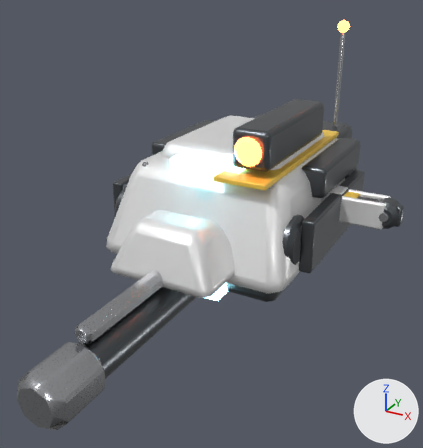
Renders of the glTF model public/assets/models/robots/hound/rifle.glb from each side of a commit.
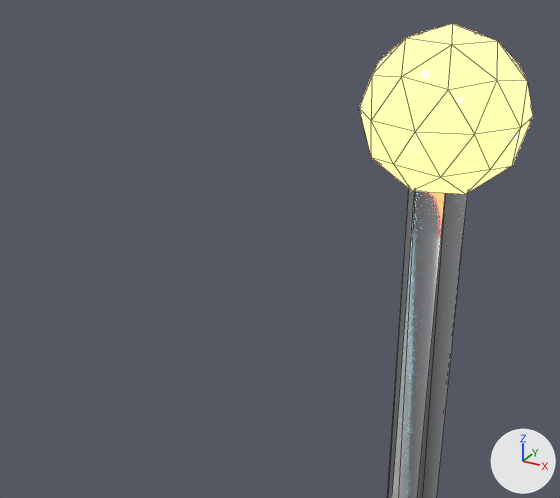
There are two pictures of each version: one whole from a 50 mm camera at (0.507, -1.074, 0.433) aimed at (0.029, -0.204, -0.002), one close up from a 50 mm camera at (0.137, 0.157, 0.341) aimed at (0.081, 0.259, 0.289). Arrows for +X, +Y and +Z are at lower right; the lights stay in place. The first two pictures are the older version. The close-ups show mesh edges as thin lines. Vertices at exactly the same position are counted once.

The first close-up shows 'Hull'.
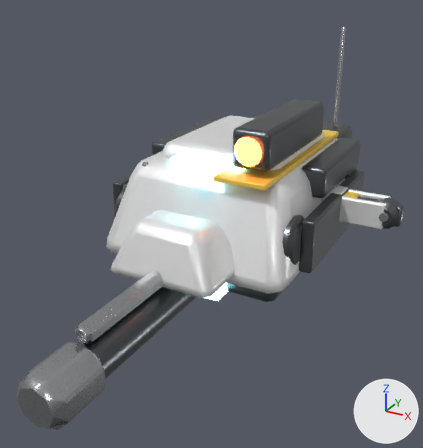
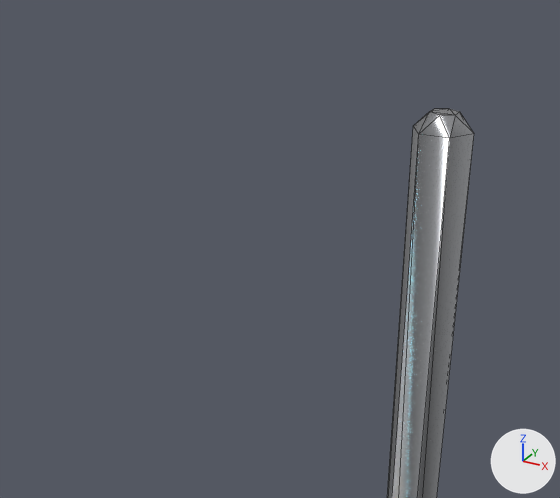
Changed parts and their boxes (x1, y1, x2, y2) in the close-ups (560 x 498 px):
'Hull', reshaped
    before: (359, 24, 533, 498)
    after: (387, 109, 474, 498)
part 1 of me_hull, deleted
    before: (359, 24, 533, 194)

Diff of the bpy script that builds the scene:
```diff
--- a/public/assets/models/robots/hound/rifle.glb.py
+++ b/public/assets/models/robots/hound/rifle.glb.py
@@ me_hull @@
 # used by ob_hull; location = (0.0, 0.0, 0.0)
-me_hull.from_pydata(...)  # 1186 vertices, 2276 faces; spans x -0.217..0.217, y -0.353..0.35, z -0.16..0.324
+me_hull.from_pydata(...)  # 1144 vertices, 2196 faces; spans x -0.217..0.217, y -0.353..0.35, z -0.16..0.31
+# me_hull part 1: the loose piece of 42 vertices spanning x 0.087..0.113, y 0.266..0.294, z 0.296..0.324 is deleted
 me_hull.materials.append(mat_teampaint)
@@ me_hull @@
 me_hull.materials.append(mat_steel)
-me_hull.materials.append(mat_optic)  # red #f36c50, glowing orange #ff763f
 me_hull.materials.append(mat_hazard)
```
